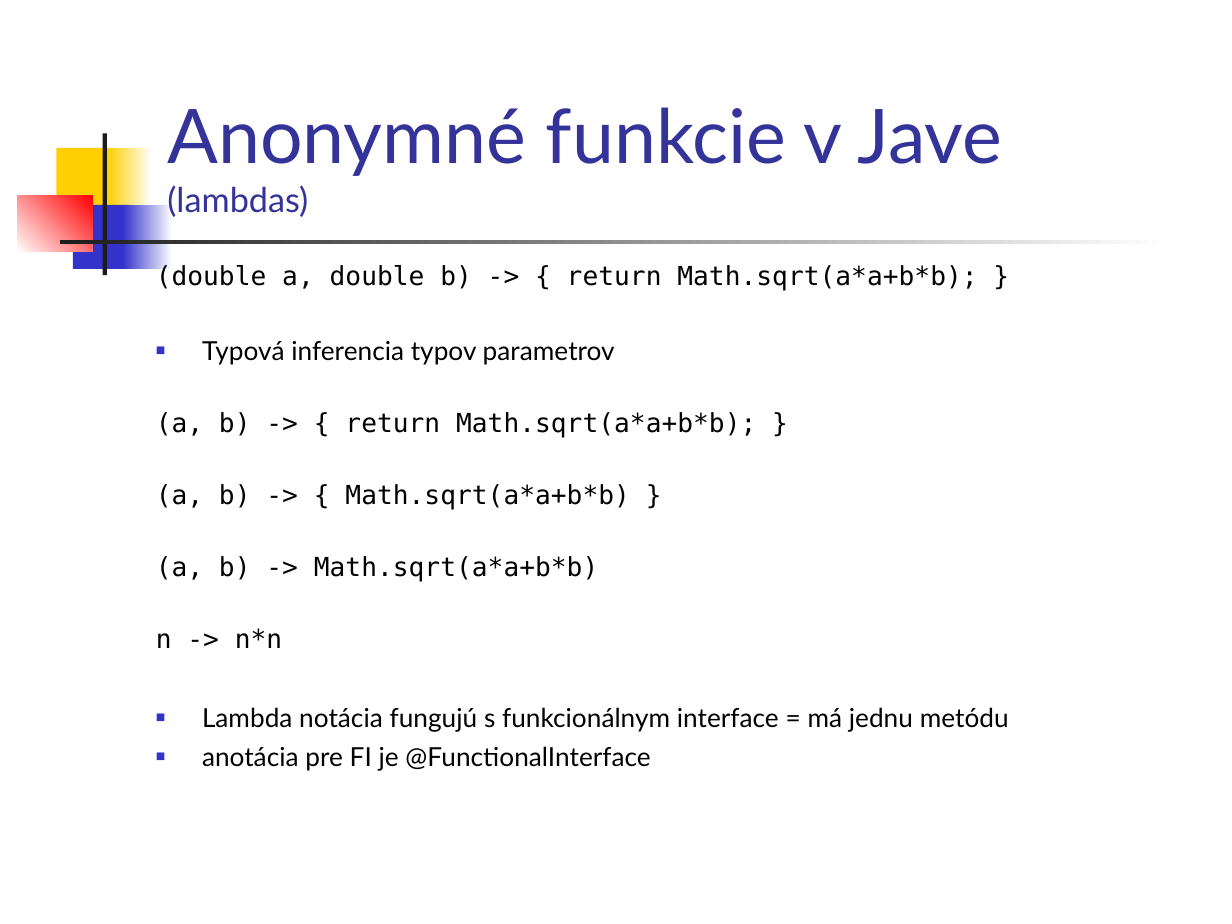
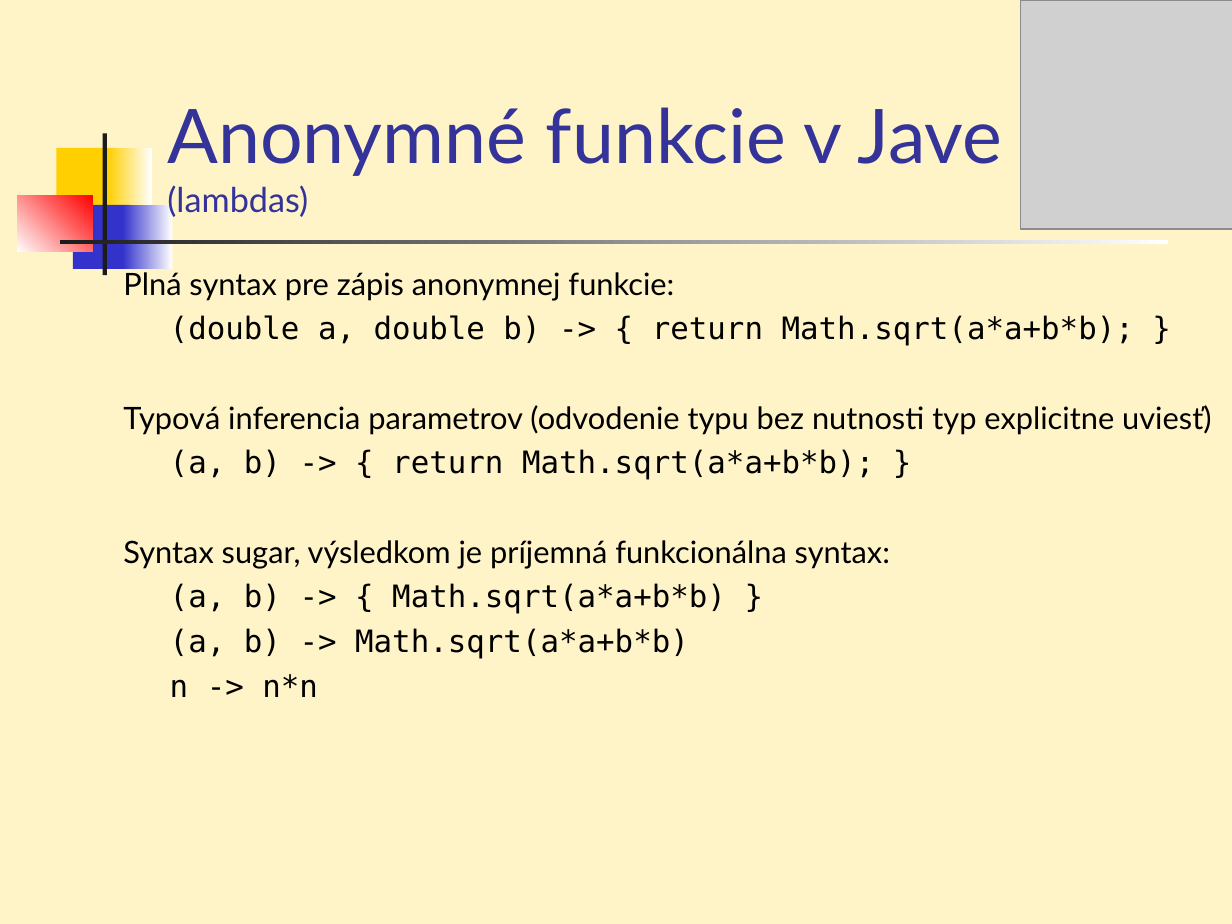
Before and after one commit to Programovanie4/Prednasky, a slide deck: slide 4 of 06Lambda/06_javaStream.ppt (slide 3 before the commit). Drawn at 1232x924 pixels with LibreOffice and Linux fonts; fonts in the diff are those of the drawing; grey boxes stand for pictures. Boxes give left, top, right and bottom in pixels: in the first picture for what was removed or moved away, otherwise in the second. Text is boxed around its words. In the diff, an @@ line names an element or a change of style, - is before the commit and + after.

```diff
--- a/06Lambda/06_javaStream.ppt
+++ b/06Lambda/06_javaStream.ppt
@@ background #FFFFFF to #FFF4C8 @@
@@ picture added at [1020, 0, 1232, 229] @@
@@ text "Plná syntax pre zápis anonymnej ...": place and size @@
-text "Plná syntax pre zápis anonymnej ..." at [156, 264, 1009, 770]
+text "Plná syntax pre zápis anonymnej ..." at [123, 268, 1211, 697]
@@ text at [123, 268, 674, 301]: paragraph added @@
+Plná syntax pre zápis anonymnej funkcie:
@@ text at [170, 315, 1134, 697]: size 15.3 to 18 pt in "(double a, double b) -> { return ...", "(a, b) -> { return Math.sqrt(a*a+b*b); }", "(a, b) -> { Math.sqrt(a*a+b*b) }", "(a, b) -> Math.sqrt(a*a+b*b)" and 1 more places; line spacing 0.9 to 1 @@
@@ text at [123, 405, 1211, 435]: text changed; size 15.3 to 18 pt @@
-■ Typová inferencia typov parametrov
+Typová inferencia parametrov (odvodenie typu bez nutnosti typ explicitne uviesť)
@@ text at [123, 540, 890, 569]: paragraph added @@
+Syntax sugar, výsledkom je príjemná funkcionálna syntax:
@@ text at [202, 707, 1009, 770]: paragraphs removed @@
-■ Lambda notácia fungujú s funkcionálnym interface = má jednu metódu
-■ anotácia pre FI je @FunctionalInterface
```
Also in this commit, not shown: 29 other slides changed, 5 slides added, 4 slides removed, 1 other file.
